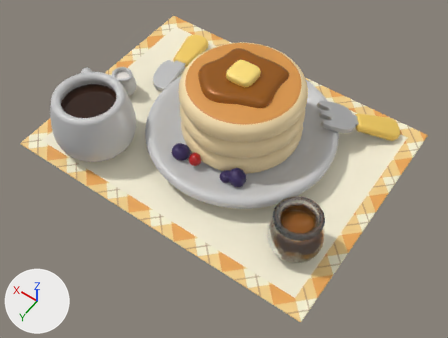
An edit to the glTF model pancake.glb, drawn before and after from the same camera.
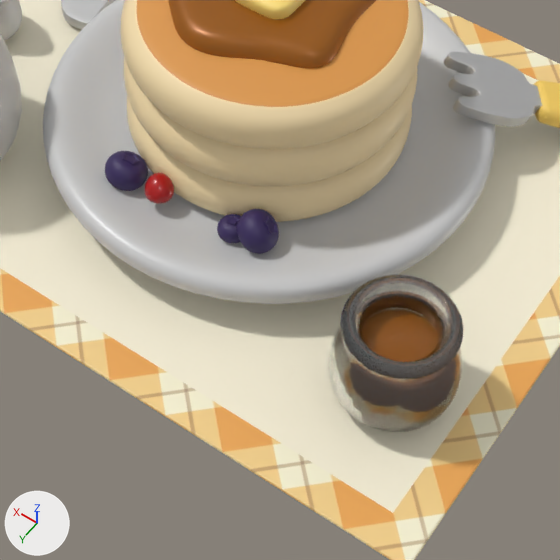
Each version is shown whole from a camera (50 mm lens) standing at (-8.07, 11.02, 15.39) and looking at (-1.24, 1.45, 0.36), then close up on the part from 28% to 82% of the width and 23% to 94% of the height. The lights are fixed; the arrows at lower left show +X, +Y and +Z. Vertices at the same position are counted once.
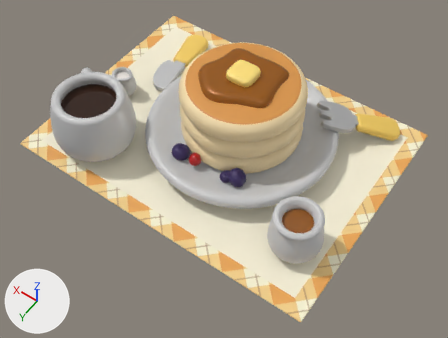
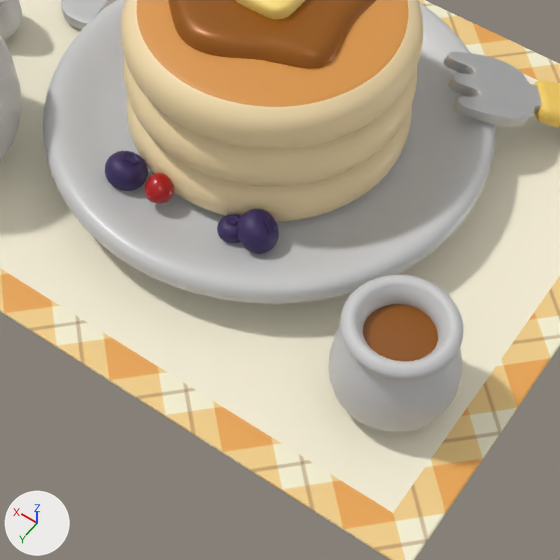
Location of each change, (x1, y1, x2, y2) in pixels of the close-ups (560 x 560 px):
'Circle.006', recoloured: (328, 275, 464, 432) in both
'Circle.009', reshaped, moved, rescaled: before (363, 309, 438, 362); after (363, 304, 438, 362)
part 1 of me_circle_011, deleted (brown): before (363, 309, 438, 362)
part 2 of me_circle_011, added (brown): after (363, 304, 438, 362)

Edits to the bpy script that builds the scene:
```text
Add img_circle_base_color:
    img_circle_base_color = load_image('Circle Base Color', '_unpacked/Circle_Base_Color', 1024, 1024, 'sRGB')
Add mat_material_002:
    mat_material_002 = principled_material('Material.002')
    mat_material_002.texture = img_circle_base_color
Change me_circle_008:
    where me_circle_008.from_pydata(...)  # 1314 vertices, 2624 faces; spans x -5.12..-3.53, y 1.54..3.12, z 0.0..1.53
    remove me_circle_008.materials.append(mat_glass)  # white #e7e7e7
    add me_circle_008.materials.append(mat_material_002)  # picture img_circle_base_color
Change me_circle_011:
    used by ob_circle_009; location = (0.0, 0.0, 0.0)
    remove me_circle_011.from_pydata(...)  # 546 vertices, 1088 faces; spans x -4.939..-3.748, y 1.736..2.926, z 0.198..1.081
    add me_circle_011.from_pydata(...)  # 177 vertices, 320 faces; spans x -0.523..0.523, y -0.523..0.523, z 0.34..0.392
    me_circle_011 part 1: 546 vertices removed from x -4.939..-3.748, y 1.736..2.926, z 0.198..1.081
    me_circle_011 part 2: 177 vertices added at x -0.523..0.523, y -0.523..0.523, z 0.34..0.392
Change ob_circle_009:
    ob_circle_009.location: (0.0, 0.0, 0.0) -> (-4.34, 2.33, 0.85)
    ob_circle_009.scale: (1.0, 1.0, 1.0) -> (0.969, 0.969, 0.969)
```
